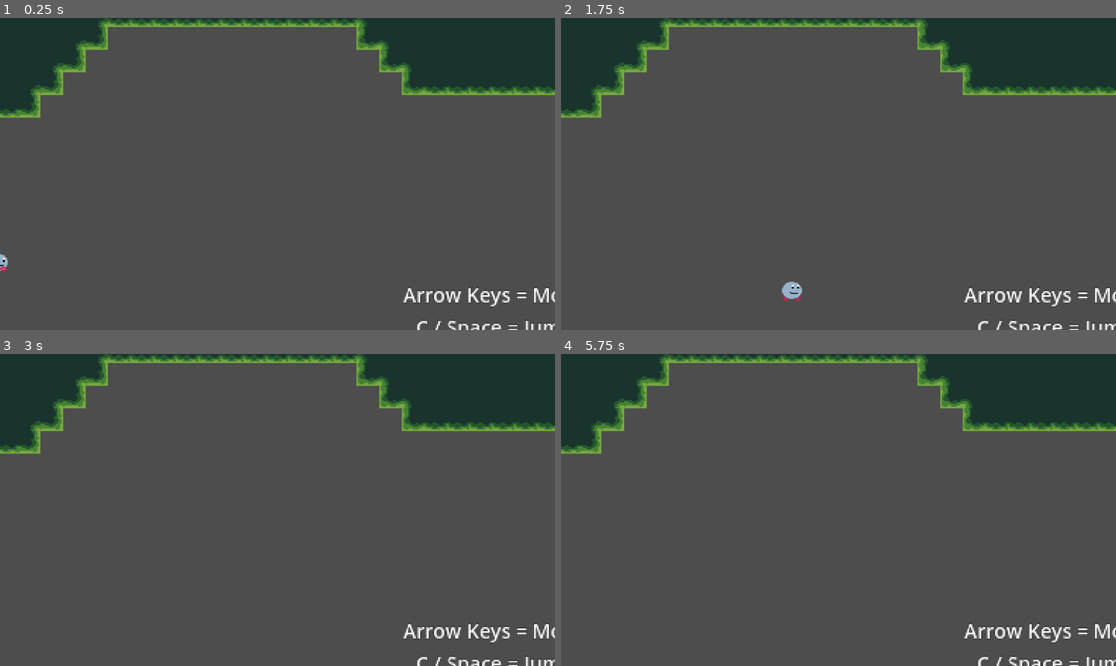
Above: before the commit, frames 1-4 (two rows, left to right).
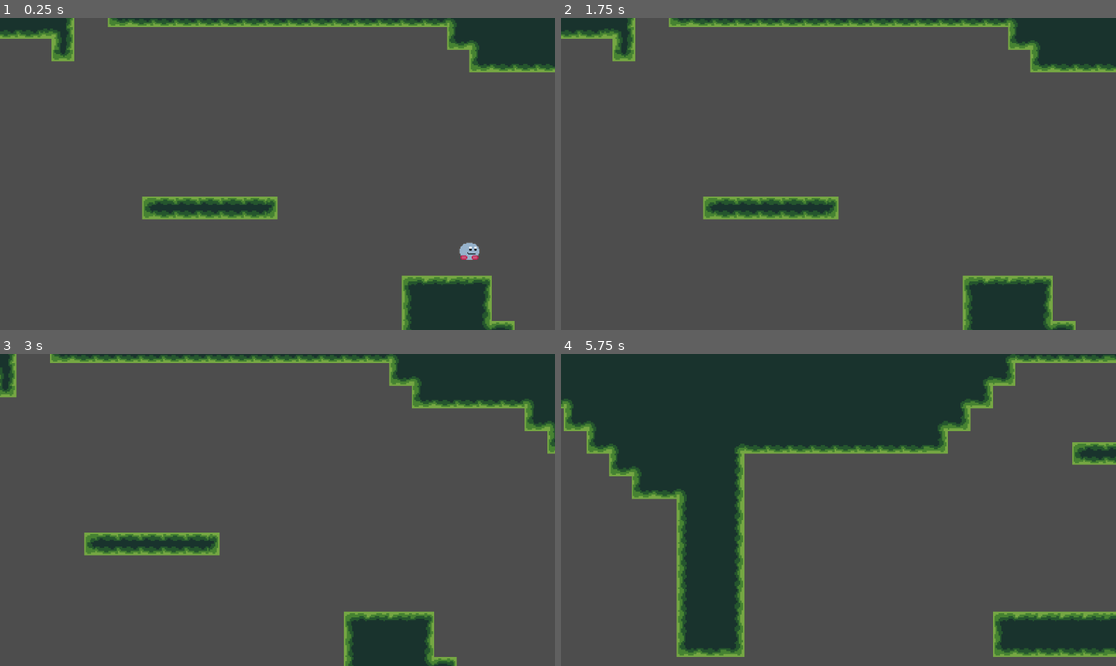
Above: after the commit, the same moments.

Repository: diego2107/Platformer
Game: Godot game, scene res://scenes/environment/world.tscn
Two runs of this game, one before a commit and one after it. Both use one fixed random seed, a clock stepped at 60 frames per second and the inputs below.
Inputs:
- Up to frame 1 (0.25 s): no input
- Up to frame 2 (1.75 s): tap Enter at 0.5 s; hold D (MoveRight) from 0.53 s (still down); tap Z (Dash) at 0.6, 1.35 s; tap Space (Jump) at 0.77, 1.52 s
- Up to frame 3 (3 s): release D (MoveRight) at 2.03 s; hold A (MoveLeft) 2.03-2.78 s; tap Z (Dash) at 2.1, 2.85 s; hold D (MoveRight) from 2.78 s (still down)
- Up to frame 4 (5.75 s): tap Space (Jump) at 3.02, 3.77, 4.52, 5 s; tap Z (Dash) at 3.6, 4.35, 5.1 s; release D (MoveRight) at 4.28 s; hold A (MoveLeft) 4.28-5.03 s; hold D (MoveRight) from 5.03 s (still down)

The runs differ from the first frame. In frame 1, 15% of the frame differs, in the area x 0-100%, y 0-100%; in frame 2, 15%; in frame 3, 14%; in frame 4, 38%.

Commit message:
CatSpring
Made a springy cat.

Diff:
--- a/project.godot
+++ b/project.godot
@@ -70,6 +70,7 @@
 
 [layer_names]
 
+2d_physics/layer_4="CatSpring"
 2d_physics/layer_8="Room"
 
 [rendering]
--- a/scenes/entities/player/Player.gd
+++ b/scenes/entities/player/Player.gd
@@ -18,6 +18,7 @@
 var can_dash = true
 var jump_counter = 2
 var slide_friction = 0.75
+var timer = Timer.new()
 
 # States
 var current_state = null
@@ -28,6 +29,7 @@
 @onready var WallRaycasts = $WallRaycasts
 @onready var FloorRaycast = $FloorRaycast
 @onready var sprite = $Sprite2D
+@onready var catSpring = $"../../Room4/CatSpring/AnimationPlayer"
 
 enum Touching_Side {
 	BOTH,
@@ -166,3 +168,10 @@
 
 	# Fail safe
 	return Global.RIGHT
+
+func _on_area_2d_body_entered(body):
+	print("cat entered!")
+	catSpring.play("startled")
+	velocity.y = -500
+	await get_tree().create_timer(0.85).timeout
+	catSpring.play("sleep")
--- a/scenes/entities/player/Player.tscn
+++ b/scenes/entities/player/Player.tscn
@@ -134,7 +134,6 @@
 texture = ExtResource("2_lxogf")
 hframes = 7
 vframes = 6
-frame = 22
 
 [node name="AnimationPlayer" type="AnimationPlayer" parent="."]
 libraries = {
--- a/scenes/environment/Camera2D.gd
+++ b/scenes/environment/Camera2D.gd
@@ -27,13 +27,13 @@
 func _physics_process(delta: float) -> void:
 	# Get view size considering camera zoom
 	zoom_view_size = view_size * zoom
-	print("view size: ", view_size)
-	print("zoom view size: ", zoom_view_size)
-	print("zoom: ", zoom)
+	# print("view size: ", view_size)
+	# print("zoom view size: ", zoom_view_size)
+	# print("zoom: ", zoom)
 	# Get target position
 	var target_position := calculate_target_position(current_room_center, current_room_size)
-	print("position:", position)
-	print("target position:", target_position)
+	# print("position:", position)
+	# print("target position:", target_position)
 	# Interpolate(lerp) camera position to target position by the smoothing
 	position = lerp(position, target_position, smoothing)
 
--- /dev/null
+++ b/scenes/environment/Sprite2D.gd
@@ -0,0 +1,12 @@
+extends Sprite2D
+
+@onready var animPlayer = $"../AnimationPlayer"
+
+# Called when the node enters the scene tree for the first time.
+func _ready():
+	animPlayer.play("sleep")
+
+
+# Called every frame. 'delta' is the elapsed time since the previous frame.
+func _process(delta):
+	pass
--- a/scenes/environment/world.tscn
+++ b/scenes/environment/world.tscn
@@ -1,13 +1,15 @@
-[gd_scene load_steps=12 format=3 uid="uid://c5cpljuswtorp"]
+[gd_scene load_steps=19 format=3 uid="uid://c5cpljuswtorp"]
 
 [ext_resource type="Script" path="res://scenes/environment/Camera2D.gd" id="1_431r6"]
 [ext_resource type="Texture2D" uid="uid://ci1v4mj8s8bmo" path="res://scenes/environment/stock background 2-export.png" id="1_rl1iv"]
 [ext_resource type="PackedScene" uid="uid://kibmmbeffq3w" path="res://scenes/entities/player/Player.tscn" id="2_laoo8"]
 [ext_resource type="PackedScene" uid="uid://dwxgu5llkx13a" path="res://scenes/environment/chapter_1.tscn" id="2_r3p3p"]
 [ext_resource type="Texture2D" uid="uid://c17ilybuct2ub" path="res://scenes/entities/player/pot-export.png" id="4_ojukp"]
+[ext_resource type="Script" path="res://scenes/environment/Sprite2D.gd" id="7_mbkuk"]
+[ext_resource type="Texture2D" uid="uid://bxo2jwn7u85w7" path="res://scenes/entities/player/cat-Sheet.png" id="7_nwgj5"]
 
 [sub_resource type="RectangleShape2D" id="RectangleShape2D_q5gmh"]
-size = Vector2(16, 14)
+size = Vector2(0.5, 0.5)
 
 [sub_resource type="RectangleShape2D" id="RectangleShape2D_31rdf"]
 size = Vector2(656, 368)
@@ -20,6 +22,51 @@
 
 [sub_resource type="RectangleShape2D" id="RectangleShape2D_8lg3y"]
 size = Vector2(656, 368)
+
+[sub_resource type="RectangleShape2D" id="RectangleShape2D_ihbnb"]
+size = Vector2(29, 10)
+
+[sub_resource type="Animation" id="Animation_ic1yp"]
+resource_name = "sleep"
+length = 2.0
+loop_mode = 1
+tracks/0/type = "value"
+tracks/0/imported = false
+tracks/0/enabled = true
+tracks/0/path = NodePath("Sprite2D:frame")
+tracks/0/interp = 1
+tracks/0/loop_wrap = true
+tracks/0/keys = {
+"times": PackedFloat32Array(0, 1),
+"transitions": PackedFloat32Array(1, 1),
+"update": 1,
+"values": [0, 1]
+}
+
+[sub_resource type="Animation" id="Animation_m0vwu"]
+resource_name = "startled"
+length = 0.8
+tracks/0/type = "value"
+tracks/0/imported = false
+tracks/0/enabled = true
+tracks/0/path = NodePath("Sprite2D:frame")
+tracks/0/interp = 1
+tracks/0/loop_wrap = true
+tracks/0/keys = {
+"times": PackedFloat32Array(0, 0.2, 0.4, 0.6, 0.8),
+"transitions": PackedFloat32Array(1, 1, 1, 1, 1),
+"update": 1,
+"values": [2, 3, 4, 3, 2]
+}
+
+[sub_resource type="AnimationLibrary" id="AnimationLibrary_onnta"]
+_data = {
+"sleep": SubResource("Animation_ic1yp"),
+"startled": SubResource("Animation_m0vwu")
+}
+
+[sub_resource type="RectangleShape2D" id="RectangleShape2D_tnppb"]
+size = Vector2(29, 13)
 
 [sub_resource type="LabelSettings" id="LabelSettings_mdhr7"]
 font_size = 14
@@ -42,7 +89,8 @@
 position = Vector2(23, -46)
 
 [node name="PlatformingPlayer" parent="Chapter 1" instance=ExtResource("2_laoo8")]
-position = Vector2(-511, -121)
+position = Vector2(-177, 239)
+collision_layer = 9
 
 [node name="RoomDetector" type="Area2D" parent="Chapter 1/PlatformingPlayer"]
 collision_layer = 0
@@ -92,6 +140,32 @@
 position = Vector2(-290, 138)
 shape = SubResource("RectangleShape2D_8lg3y")
 
+[node name="CatSpring" type="CharacterBody2D" parent="Room4"]
+position = Vector2(23, -46)
+
+[node name="Sprite2D" type="Sprite2D" parent="Room4/CatSpring"]
+position = Vector2(-241, 336)
+texture = ExtResource("7_nwgj5")
+hframes = 5
+script = ExtResource("7_mbkuk")
+
+[node name="CollisionShape2D" type="CollisionShape2D" parent="Room4/CatSpring"]
+position = Vector2(-241.5, 347)
+shape = SubResource("RectangleShape2D_ihbnb")
+
+[node name="AnimationPlayer" type="AnimationPlayer" parent="Room4/CatSpring"]
+libraries = {
+"": SubResource("AnimationLibrary_onnta")
+}
+
+[node name="Area2D" type="Area2D" parent="Room4/CatSpring"]
+collision_layer = 0
+collision_mask = 8
+
+[node name="CollisionShape2D" type="CollisionShape2D" parent="Room4/CatSpring/Area2D"]
+position = Vector2(-241.5, 345.5)
+shape = SubResource("RectangleShape2D_tnppb")
+
 [node name="Label" type="Label" parent="."]
 texture_filter = 1
 offset_left = -201.0
@@ -105,3 +179,4 @@
 horizontal_alignment = 1
 
 [connection signal="area_entered" from="Chapter 1/PlatformingPlayer/RoomDetector" to="Chapter 1/PlatformingPlayer" method="_on_RoomDetector_area_entered"]
+[connection signal="body_entered" from="Room4/CatSpring/Area2D" to="Chapter 1/PlatformingPlayer" method="_on_area_2d_body_entered"]
Binary file added: scenes/entities/player/cat-Sheet.png
Not shown, added: scenes/entities/player/cat-Sheet.png.import
